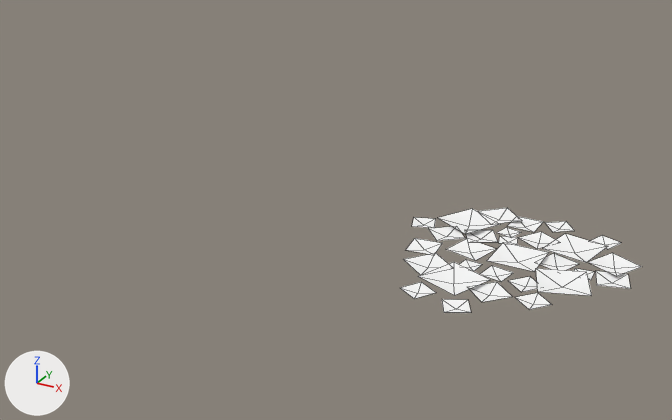
The FBX model Assets/Graphic/Detail/OBJ_Foliage_WeedsStar.fbx as it was, and as the next commit left it.
The view is the same before and after, from a 50 mm camera at (0.0506, -0.0964, 0.0273) aimed at (0.0193, -0.0395, -0.0011). The axes (+X, +Y, +Z) are drawn at lower left. The lights are the same throughout. Mesh edges are drawn as thin lines. Where no turn or scale is listed for an object, it has been applied to the vertices.

Names of what the first picture shows: 'weed_star'.
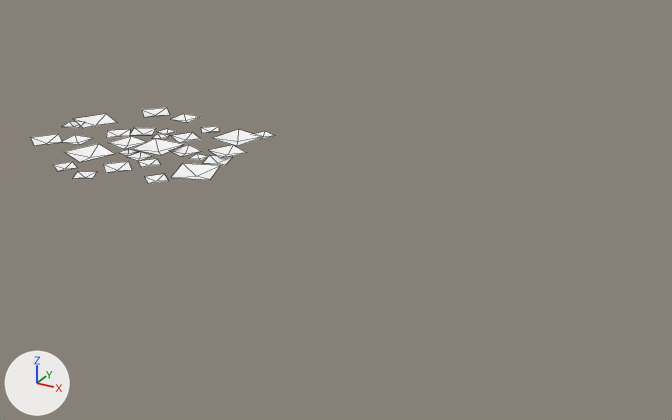
Boxes [x1, y1, x2, y2] around the edits, measured in the pictures (672 x 420 px; the box of a moved part takes in the faces that stretch with it):
```json
{"object": "weed_star", "change": "reshaped, moved", "before": [401, 208, 642, 313], "after": [31, 108, 275, 184], "on screen": "27% shorter"}
{"part": 1, "of": "me_mesh", "change": "moved or reshaped", "before": [466, 230, 498, 242], "after": [130, 128, 156, 135]}
{"part": 2, "of": "me_mesh", "change": "moved or reshaped", "before": [499, 236, 518, 245], "after": [153, 134, 169, 139]}
{"part": 3, "of": "me_mesh", "change": "moved or reshaped", "before": [480, 266, 514, 282], "after": [126, 152, 153, 161]}
{"part": 4, "of": "me_mesh", "change": "moved or reshaped", "before": [542, 233, 608, 263], "after": [213, 129, 262, 146]}
{"part": 5, "of": "me_mesh", "change": "moved or reshaped", "before": [591, 235, 621, 249], "after": [255, 131, 275, 139]}
{"part": 6, "of": "me_mesh", "change": "moved or reshaped", "before": [507, 216, 543, 232], "after": [171, 114, 199, 123]}
{"part": 7, "of": "me_mesh", "change": "moved or reshaped", "before": [438, 209, 500, 234], "after": [74, 114, 117, 128]}
{"part": 8, "of": "me_mesh", "change": "moved or reshaped", "before": [478, 208, 522, 223], "after": [142, 108, 170, 117]}
{"part": 9, "of": "me_mesh", "change": "moved or reshaped", "before": [412, 217, 436, 228], "after": [62, 122, 80, 128]}
{"part": 10, "of": "me_mesh", "change": "moved or reshaped", "before": [497, 227, 521, 238], "after": [158, 129, 176, 134]}
{"part": 11, "of": "me_mesh", "change": "moved or reshaped", "before": [515, 293, 552, 310], "after": [145, 174, 168, 184]}
{"part": 12, "of": "me_mesh", "change": "moved or reshaped", "before": [406, 238, 443, 254], "after": [63, 135, 92, 145]}
{"part": 13, "of": "me_mesh", "change": "moved or reshaped", "before": [419, 262, 490, 295], "after": [64, 144, 115, 162]}
{"part": 14, "of": "me_mesh", "change": "moved or reshaped", "before": [403, 253, 452, 275], "after": [31, 134, 63, 146]}
{"part": 15, "of": "me_mesh", "change": "moved or reshaped", "before": [460, 259, 482, 271], "after": [118, 149, 139, 156]}
{"part": 16, "of": "me_mesh", "change": "moved or reshaped", "before": [536, 268, 592, 296], "after": [171, 163, 221, 180]}
```

The change, as JSON lines over the scene's bpy script:
```json
{"block": "me_mesh", "where": "# used by ob_weed_star; location = (0.03418, -0.04418, 0.00002)"}
{"op": "remove", "block": "me_mesh", "code": "me_mesh.from_pydata(...)  # 145 vertices, 116 faces; spans x -0.0079..0.0081, y -0.008..0.008, z 0.0..0.0004"}
{"op": "add", "block": "me_mesh", "code": "me_mesh.from_pydata(...)  # 145 vertices, 116 faces; spans x -0.011..0.0091, y -0.008..0.01, z 0.0001..0.0006"}
{"block": "me_mesh", "change": "me_mesh part 1: the loose piece of 5 vertices spanning x -0.0039..-0.0012, y 0.0014..0.0041, z 0.0..0.0003 is moved by (-0.0007, 0.0007, 0.0001)"}
{"block": "me_mesh", "change": "me_mesh part 2: the loose piece of 5 vertices spanning x -0.0015..0.0, y 0.0024..0.0039, z 0.0..0.0002 is moved by (-0.0004, 0.0002, 0.0001)"}
{"block": "me_mesh", "change": "me_mesh part 3: the loose piece of 5 vertices spanning x -0.0007..0.0011, y -0.0028..-0.001, z 0.0..0.0002 is moved by (0.0003, 0.0004, 0.0001)"}
{"block": "me_mesh", "change": "me_mesh part 4: the loose piece of 5 vertices spanning x 0.0018..0.0055, y 0.0018..0.0055, z 0.0..0.0004 is moved by (0.0017, 0.0021, 0.0001)"}
{"block": "me_mesh", "change": "me_mesh part 5: the loose piece of 5 vertices spanning x 0.004..0.0061, y 0.0048..0.0069, z 0.0..0.0002 is moved by (0.0016, 0.002, 0.0001)"}
{"block": "me_mesh", "change": "me_mesh part 6: the loose piece of 5 vertices spanning x -0.0016..0.0005, y 0.0051..0.0071, z 0.0..0.0003 is moved by (-0.0017, 0.0023, 0.0001)"}
{"block": "me_mesh", "change": "me_mesh part 7: the loose piece of 5 vertices spanning x -0.0062..-0.0019, y 0.0021..0.0064, z 0.0..0.0004 is moved by (-0.0046, -0.001, 0.0001)"}
{"block": "me_mesh", "change": "me_mesh part 8: the loose piece of 5 vertices spanning x -0.0042..-0.0009, y 0.0047..0.008, z 0.0..0.0003 is moved by (-0.0031, 0.0019, 0.0001)"}
{"block": "me_mesh", "change": "me_mesh part 9: the loose piece of 5 vertices spanning x -0.0079..-0.0059, y 0.0019..0.0039, z 0.0..0.0002 is moved by (-0.0032, -0.0009, 0.0001)"}
{"block": "me_mesh", "change": "me_mesh part 10: the loose piece of 5 vertices spanning x -0.0019..-0.0004, y 0.0036..0.0051, z 0.0..0.0002 is moved by (-0.0004, 0.0002, 0.0001)"}
{"block": "me_mesh", "change": "me_mesh part 11: the loose piece of 5 vertices spanning x 0.0023..0.0045, y -0.0053..-0.0031, z 0.0..0.0002 is moved by (0.0016, -0.0006, 0.0001)"}
{"block": "me_mesh", "change": "me_mesh part 12: the loose piece of 5 vertices spanning x -0.0064..-0.0042, y -0.0017..0.0005, z 0.0..0.0003 is moved by (-0.0015, -0.0004, 0.0001)"}
{"block": "me_mesh", "change": "me_mesh part 13: the loose piece of 5 vertices spanning x -0.0038..0.0003, y -0.0062..-0.0021, z 0.0..0.0004 is moved by (-0.0015, 0.0008, 0.0001)"}
{"block": "me_mesh", "change": "me_mesh part 14: 5 of the vertices in x -0.0056..-0.0023, y -0.0046..-0.0013, z 0.0..0.0003 are moved by (-0.005, 0.0005, 0.0001)"}
{"block": "me_mesh", "change": "me_mesh part 15: all 5 vertices in x -0.0024..-0.001, y -0.0023..-0.0009, z 0.0..0.0002 are moved by (0.0007, 0.0004, 0.0001)"}
{"block": "me_mesh", "change": "me_mesh part 16: 5 of 145 vertices moved; they spanned x 0.0023..0.0063, y -0.0034..0.0006, z 0.0..0.0004 and now span x 0.0051..0.0091, y -0.0046..-0.0005, z 0.0002..0.0006; mean shift (0.0028, -0.0012, 0.0001); largest move (0.0043, -0.0014, 0.0) -> (0.0071, -0.0025, 0.0002)"}
{"op": "set", "path": "ob_weed_star.location", "old": "(0.03418, -0.04418, 0.00002)", "new": "(0.00078, -0.03903, -0.00001)"}
```
